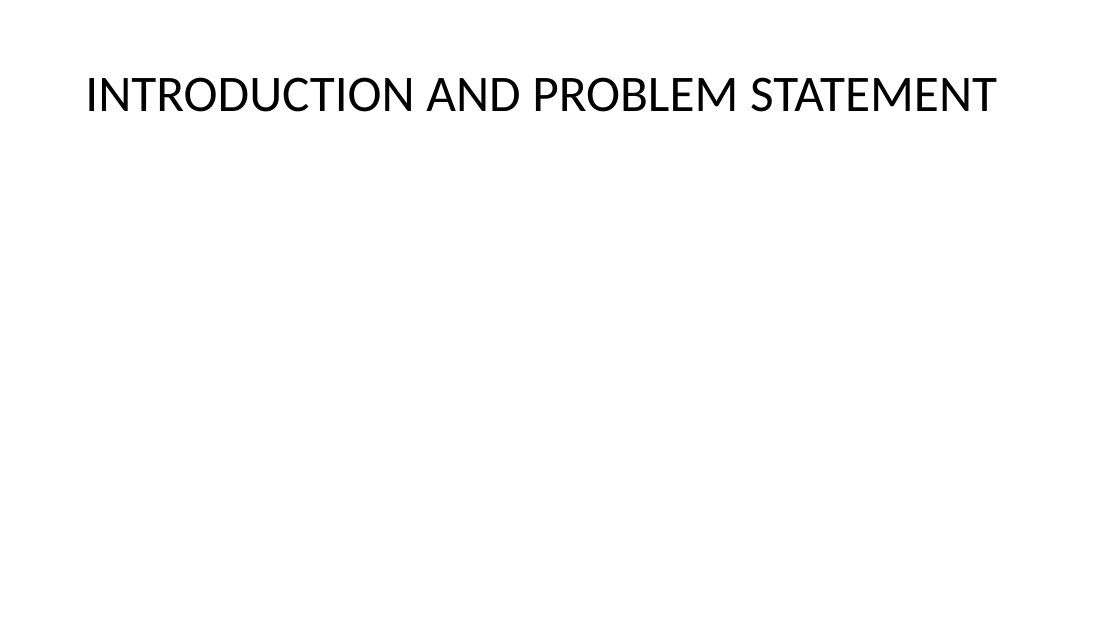
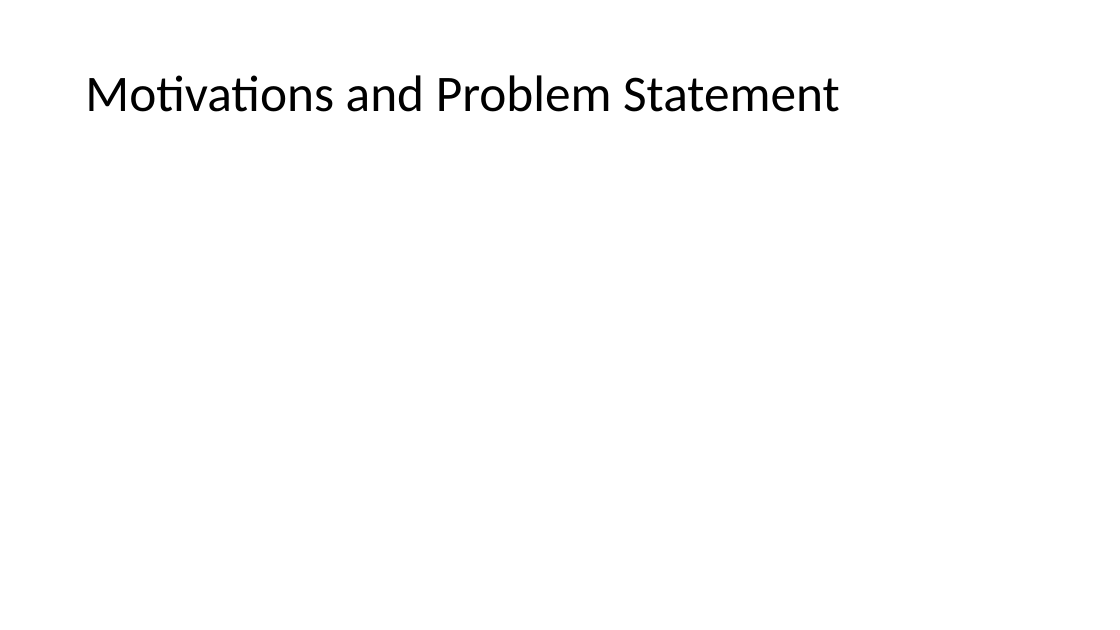
Before and after one commit to abhilash-j2/BostonSightseeing, a slide deck: slide 2 of Boston Sightseeing.pptx. Drawn at 1120x630 pixels with LibreOffice and Linux fonts; fonts in the diff are those of the drawing. Boxes give left, top, right and bottom in pixels: in the first picture for what was removed or moved away, otherwise in the second. Text is boxed around its words. In the diff, an @@ line names an element or a change of style, - is before the commit and + after.

```diff
--- a/Boston Sightseeing.pptx
+++ b/Boston Sightseeing.pptx
@@ title at (85,75,840,112): text changed @@
-INTRODUCTION AND PROBLEM STATEMENT
+Motivations and Problem Statement
```
Also in this commit, not shown: 11 other slides changed, 7 slides added, 1 slide removed, 1 other file.
